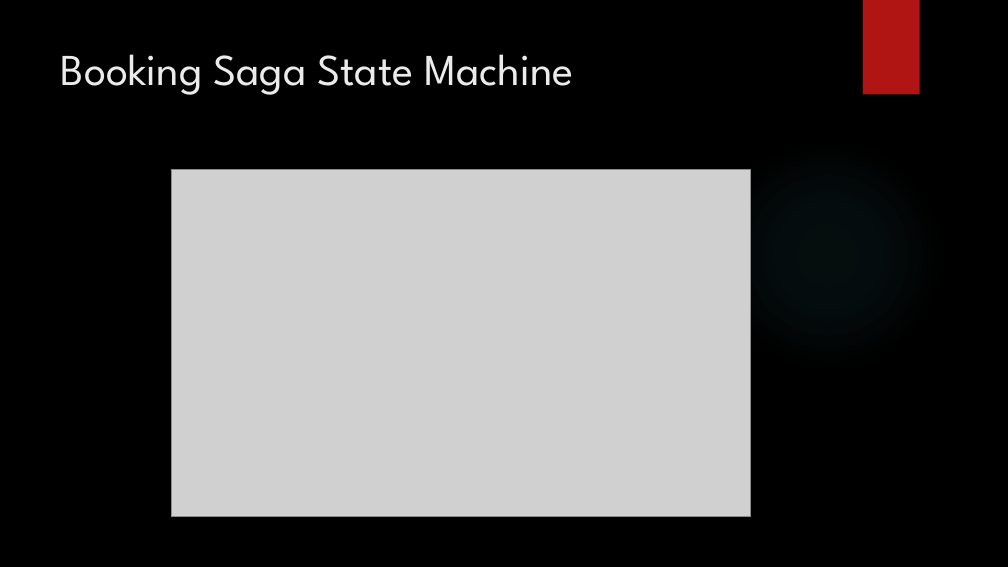
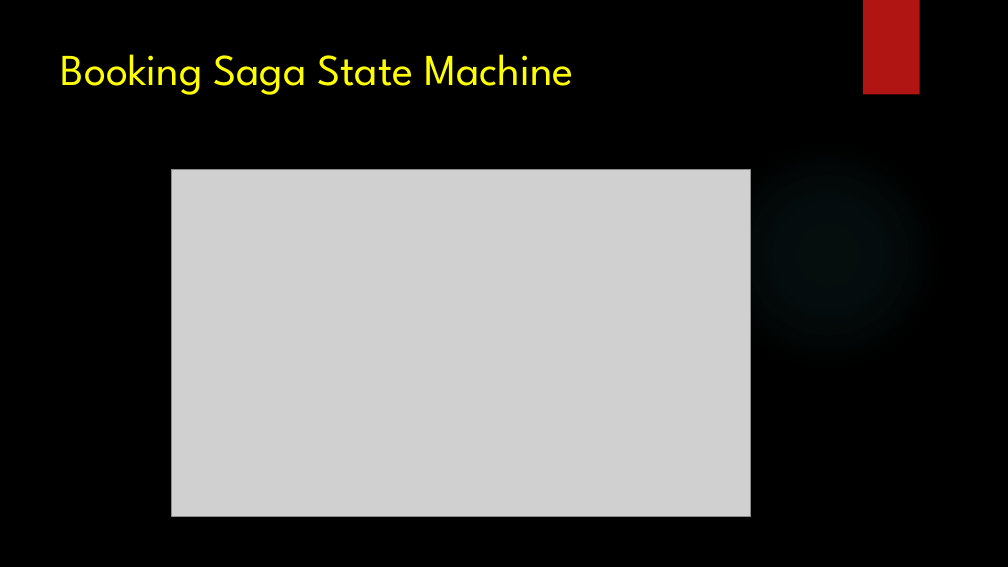
Before and after one commit to gennadytiunov/arch-labs, a slide deck: slide 12 of course-work/Presentation/Circus - Presentation.pptx (slide 10 before the commit). Drawn at 1008x567 pixels with LibreOffice and Linux fonts; fonts in the diff are those of the drawing; grey boxes stand for pictures; background and template pictures are left out. Boxes give left, top, right and bottom in pixels: in the first picture for what was removed or moved away, otherwise in the second. Text is boxed around its words. In the diff, an @@ line names an element or a change of style, - is before the commit and + after.

```diff
--- a/course-work/Presentation/Circus - Presentation.pptx
+++ b/course-work/Presentation/Circus - Presentation.pptx
@@ title "Booking Saga State Machine" at (61,54,573,95): text colour #EBEBEB to #FFFF00 @@
```
Also in this commit, not shown: 9 other slides changed, 3 slides added, 1 slide removed, 5 other files.
